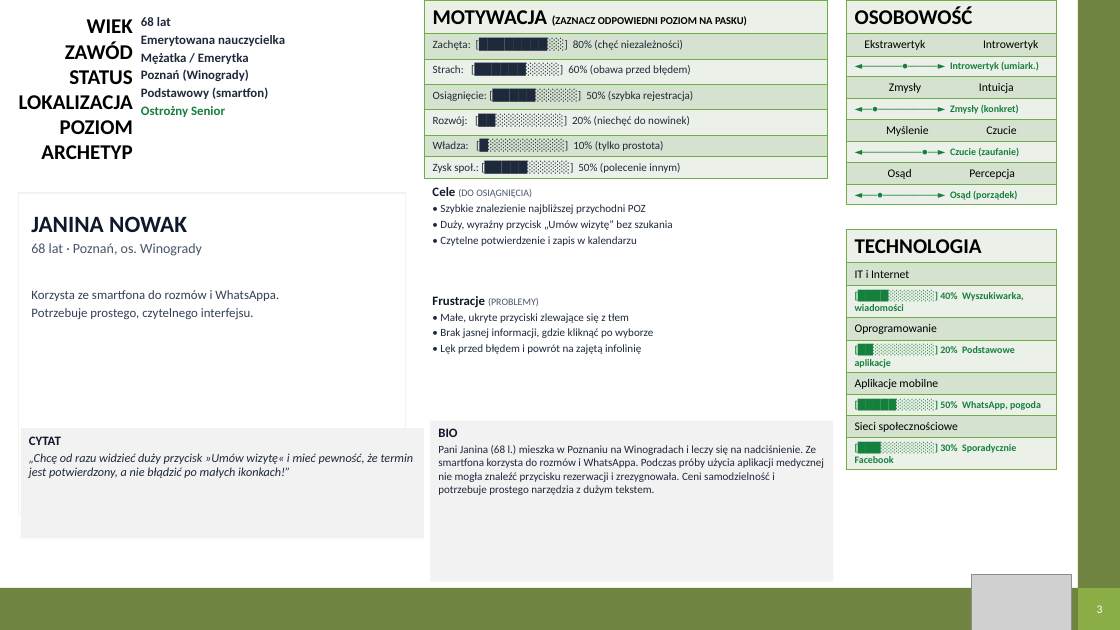
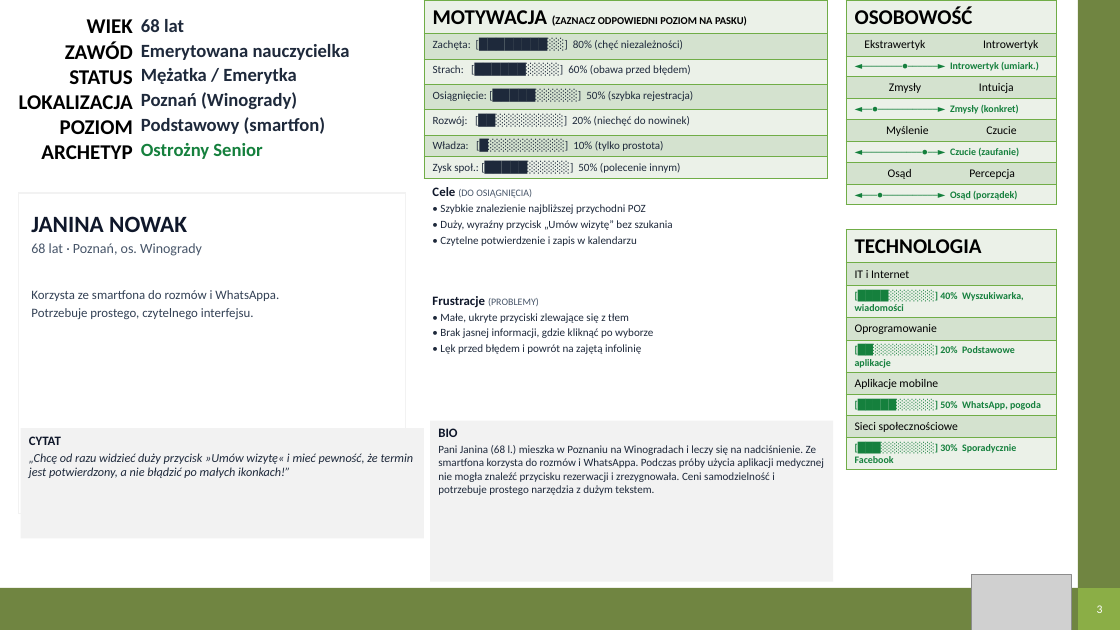
Before and after one commit to ShapDenys/medipoint-app, a slide deck: slide 3 of docs/Module_13_Persona_Wypelniona.pptx. Drawn at 1120x630 pixels with LibreOffice and Linux fonts; fonts in the diff are those of the drawing; grey boxes stand for pictures. Boxes give left, top, right and bottom in pixels: in the first picture for what was removed or moved away, otherwise in the second. Text is boxed around its words. In the diff, an @@ line names an element or a change of style, - is before the commit and + after.

Commit message:
Increase top-left Persona demographic text size to 16pt

```diff
--- a/docs/Module_13_Persona_Wypelniona.pptx
+++ b/docs/Module_13_Persona_Wypelniona.pptx
@@ text "68 lat" at (x1=141, y1=19, x2=350, y2=159): size 11 to 16 pt @@
```
